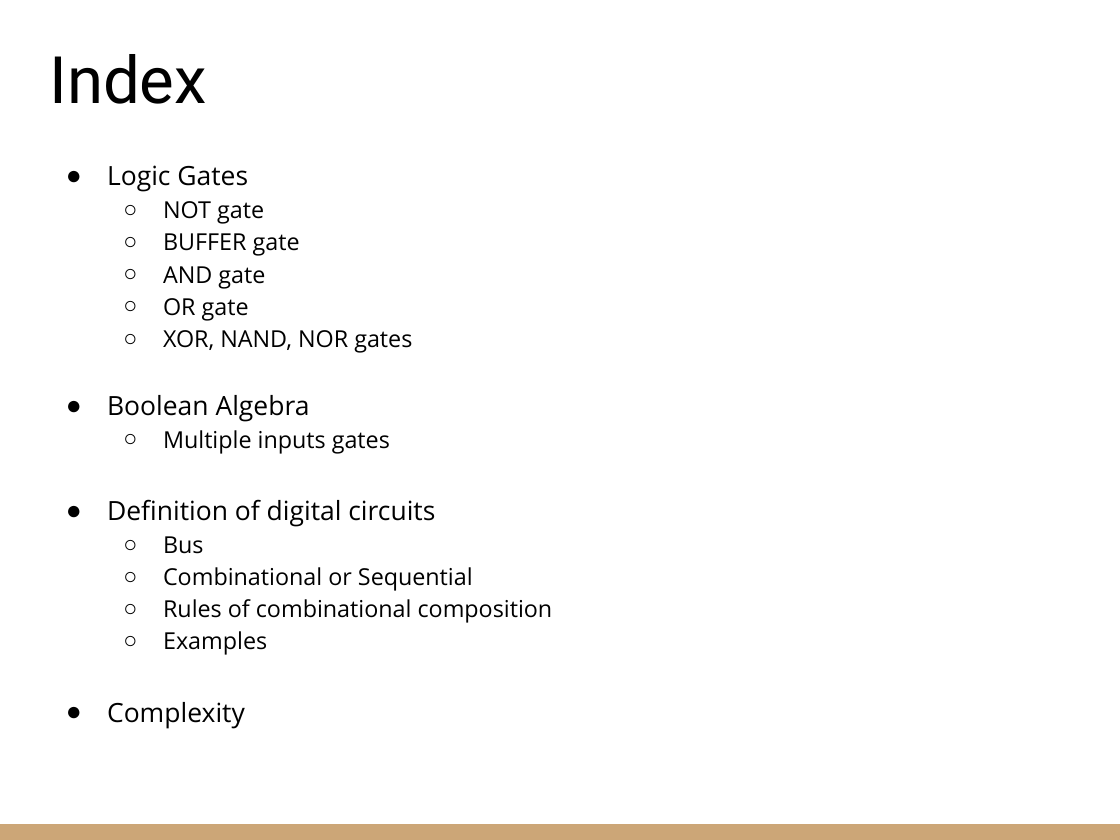
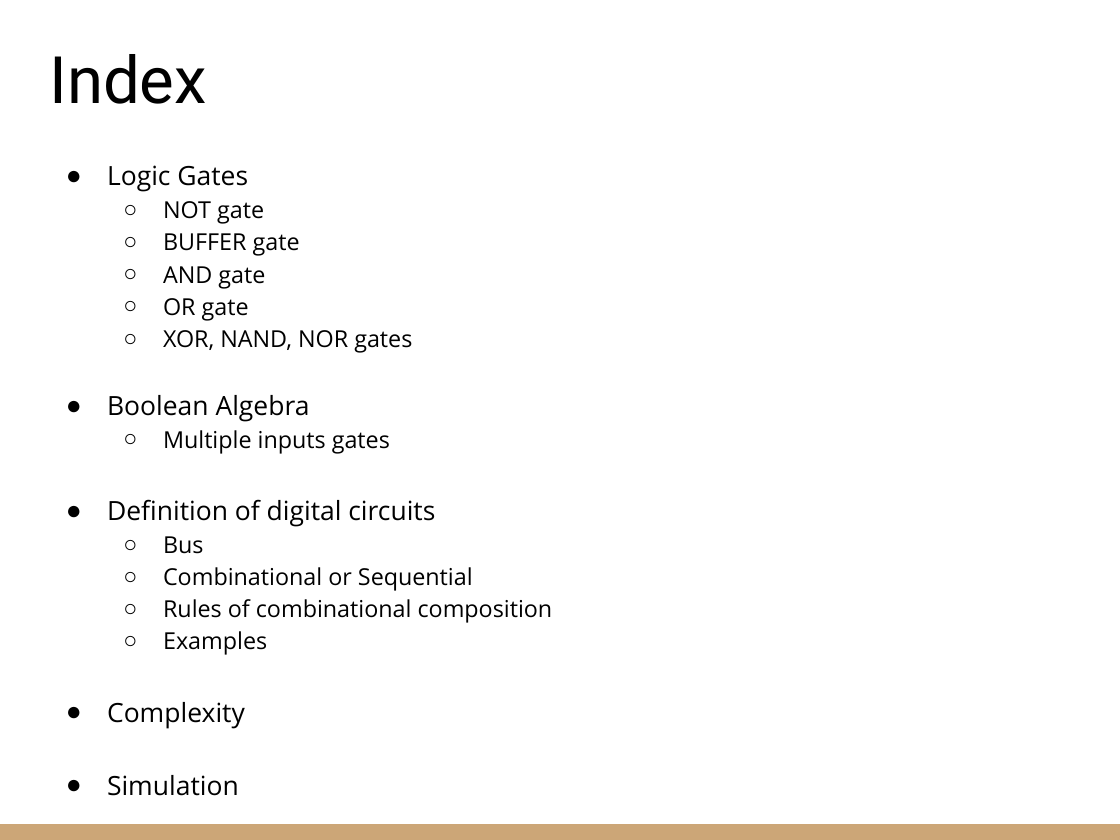
Before and after one commit to riccardoberta/esd, a slide deck: slide 2 of 03 - Logic Gates and Circuits/slides.pptx. Drawn at 1120x840 pixels with LibreOffice and Linux fonts; fonts in the diff are those of the drawing. Boxes give left, top, right and bottom in pixels: in the first picture for what was removed or moved away, otherwise in the second. Text is boxed around its words. In the diff, an @@ line names an element or a change of style, - is before the commit and + after.

```diff
--- a/03 - Logic Gates and Circuits/slides.pptx
+++ b/03 - Logic Gates and Circuits/slides.pptx
@@ text at box(107, 775, 239, 796): paragraph added @@
+● Simulation
```
Also in this commit, not shown: 2 slides added, 2 other files.
